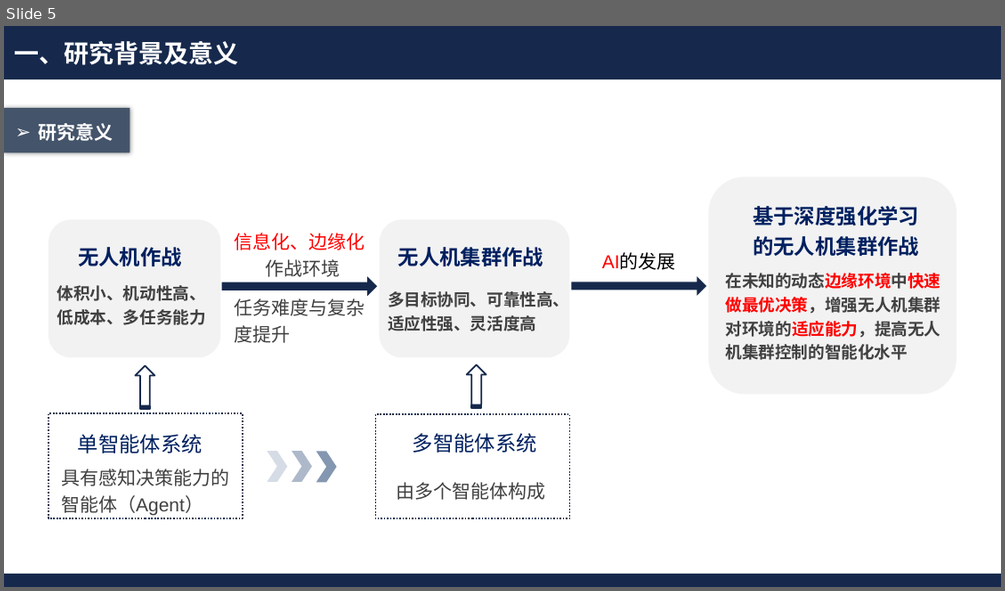
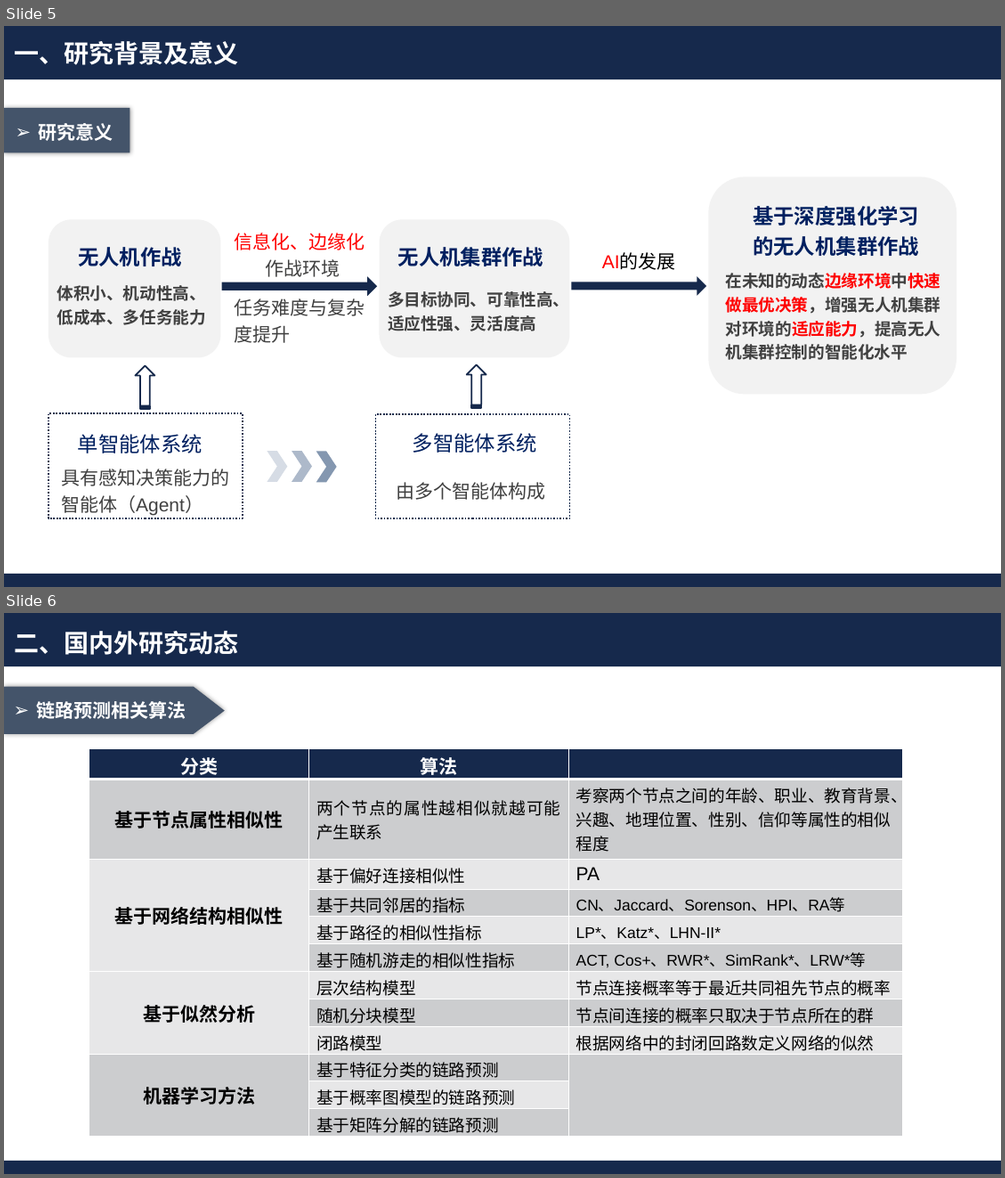
Before and after one commit to Akihi7777/day-day-up, a slide deck: 毕业近在咫尺/开题答辩.pptx. Shown one above the other, each under a label of ours: slide 5 before the commit, slides 5 and 6 after it. The pictures are 1005x591 and 1005x1178 pixels, drawn with LibreOffice and Linux fonts; fonts in the diff are those of the drawing; background and template pictures are left out. Boxes give left, top, right and bottom in pixels: in the first picture for what was removed or moved away, otherwise in the second. Text is boxed around its words. In the diff, an @@ line names an element or a change of style, - is before the commit and + after.

```diff
--- a/毕业近在咫尺/开题答辩.pptx
+++ b/毕业近在咫尺/开题答辩.pptx
@@ slide 6 added at (4,613,1001,1174), background #FFFFFF; not listed: 2 template elements that a slide beside it also shows @@
@@ text added at (14,631,238,655), 24 pt, text #FFFFFF, bold @@
+二、国内外研究动态
@@ freeform shape added at (4,686,225,733), fill #44546A @@
@@ text added at (37,701,186,719), 18 pt, text #FFFFFF, bold @@
+➢ 链路预测相关算法
@@ table added at (89,748,902,1140), 12 rows, 3 columns @@
+分类 | 算法 | 
+基于节点属性相似性 | 两个节点的属性越相似就越可能产生联系 | 考察两个节点之间的年龄、职业、教育背景、兴趣、地理位置、性别、信仰等属性的相似程度
+基于网络结构相似性 | 基于偏好连接相似性 | PA
+ | 基于共同邻居的指标 | CN、Jaccard、Sorenson、HPI、RA等
+ | 基于路径的相似性指标 | LP*、Katz*、LHN-II*
+ | 基于随机游走的相似性指标 | ACT, Cos+、RWR*、SimRank*、LRW*等
+基于似然分析 | 层次结构模型 | 节点连接概率等于最近共同祖先节点的概率
+ | 随机分块模型 | 节点间连接的概率只取决于节点所在的群
+ | 闭路模型 | 根据网络中的封闭回路数定义网络的似然
+机器学习方法 | 基于特征分类的链路预测 | 
+ | 基于概率图模型的链路预测 | 
+ | 基于矩阵分解的链路预测 | 
```
Also in this commit, not shown: 2 slides changed, 1 other slide added, 1 slide removed, 4 other files.
